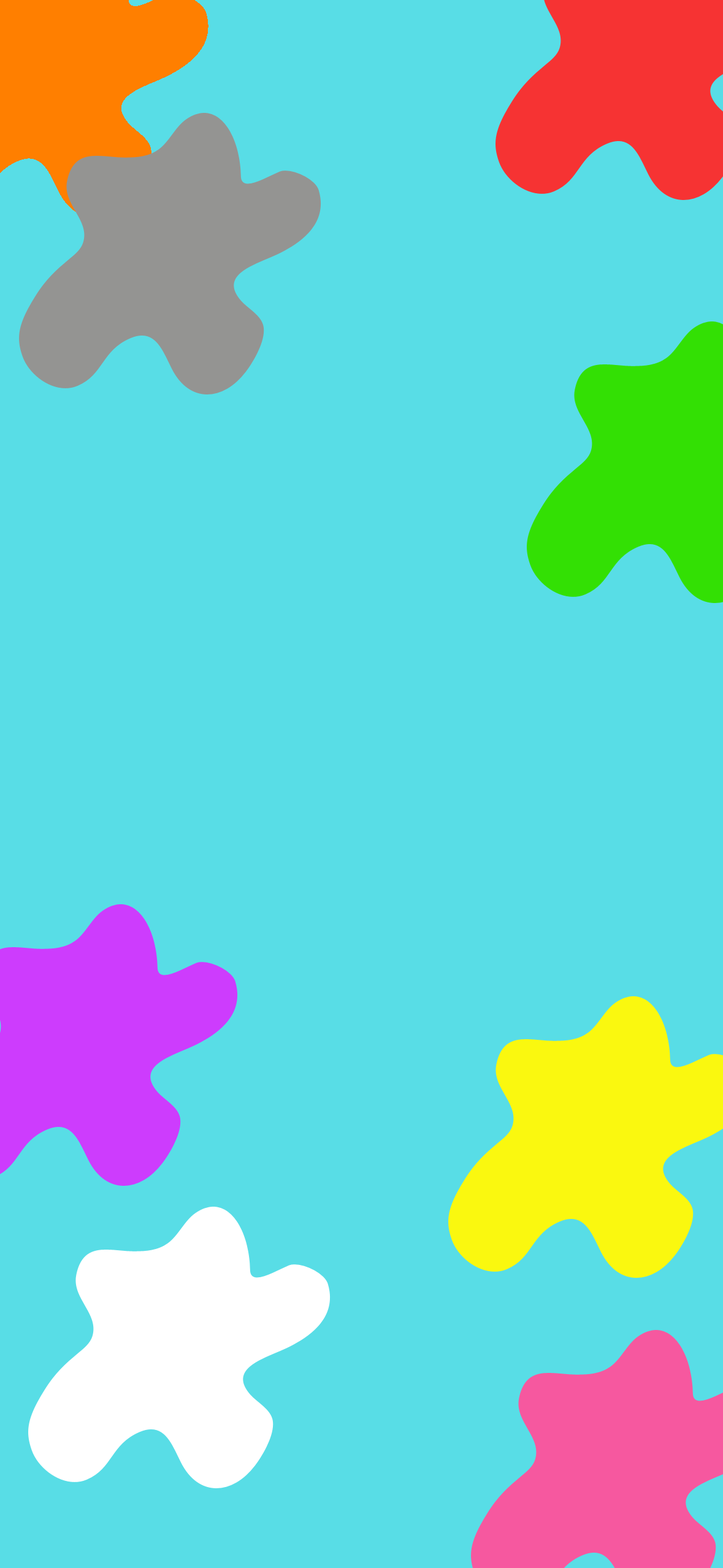
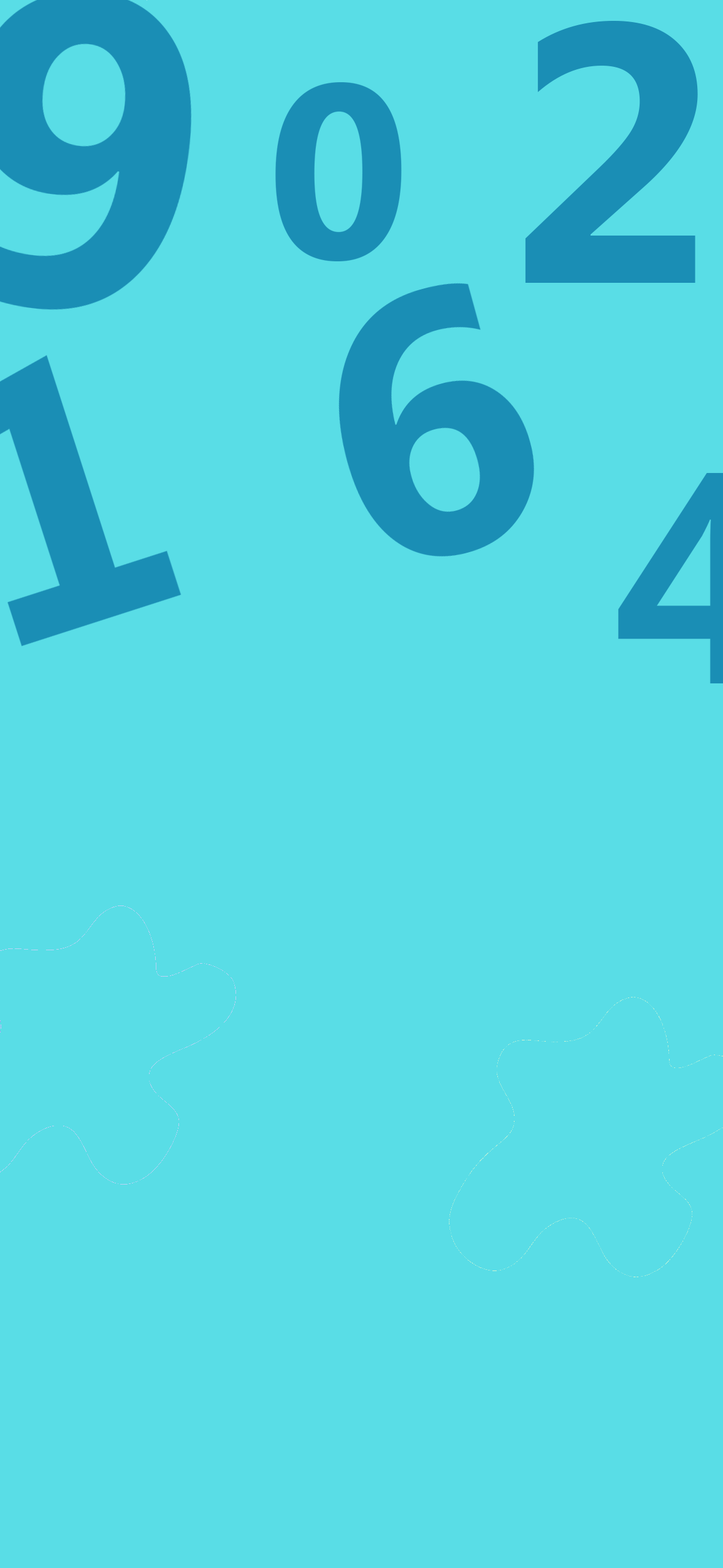
Revision of a layered (723, 1568) image; what changed, layer by layer:
removed group "Groupe 1" (7 layers) over [0, 0, 723, 1568]
removed layer "Calque 11" from group "Groupe 1" over [495, 0, 723, 200]
hid "Calque 5", moved it out of group "Groupe 1", painted on it over [0, 0, 621, 1548]
hid "Calque 10", moved it out of group "Groupe 1", painted on it over [471, 996, 723, 1568]
hid "Calque 9", moved it out of group "Groupe 1", painted on it over [19, 112, 322, 1489]
moved "Calque 8" out of group "Groupe 1", painted on it over [28, 282, 535, 1489]
added layer "Calque 6" above "Calque 4" over [618, 472, 723, 684]
moved "Calque 4" out of group "Groupe 1", painted on it over [448, 20, 723, 1278]
added layer "Calque 3" above "Calque 2" over [0, 354, 182, 647]
moved "Calque 2" out of group "Groupe 1", painted on it over [275, 82, 723, 604]
painted on "Calque 1" over [0, 0, 239, 1186]
painted on "Arrière-plan" over [0, 0, 723, 1568]
